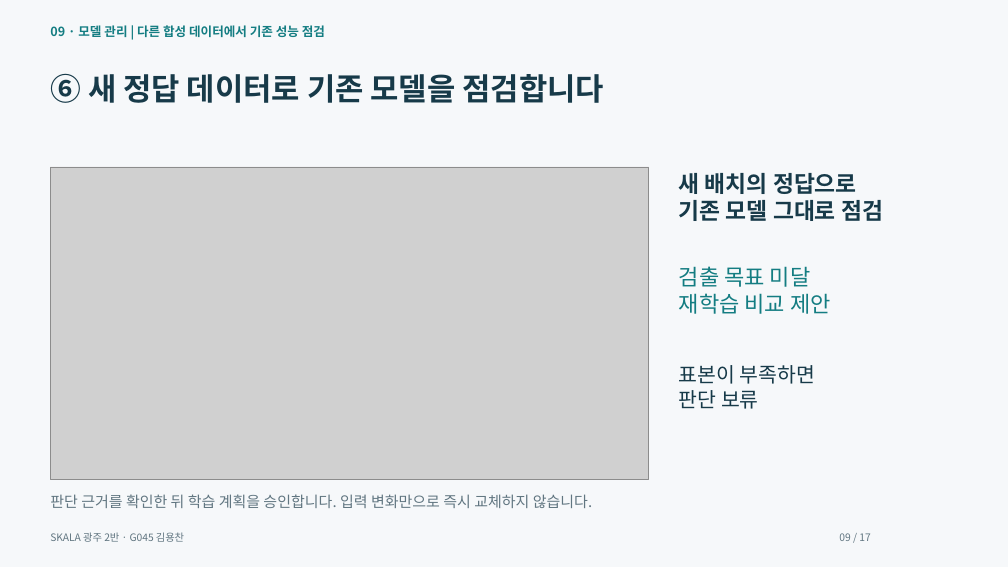
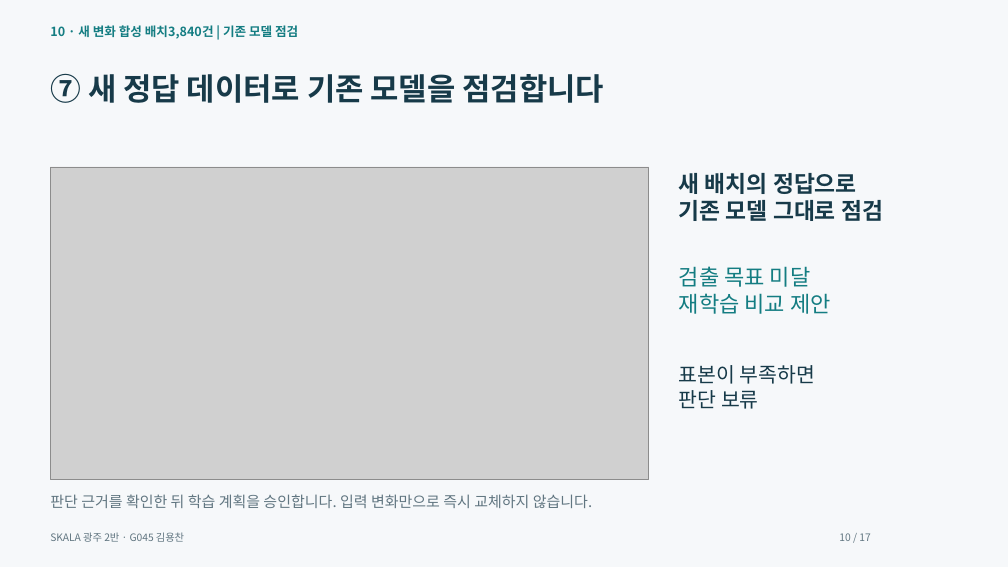
Before and after one commit to dragonchan95/Semiconductor-AI-Agent, a slide deck: slide 10 of docs/G045_Semiconductor_Agent.pptx (slide 9 before the commit). Drawn at 1008x567 pixels with LibreOffice and Linux fonts; fonts in the diff are those of the drawing; grey boxes stand for pictures. Boxes give left, top, right and bottom in pixels: in the first picture for what was removed or moved away, otherwise in the second. Text is boxed around its words. In the diff, an @@ line names an element or a change of style, - is before the commit and + after.

```diff
--- a/docs/G045_Semiconductor_Agent.pptx
+++ b/docs/G045_Semiconductor_Agent.pptx
@@ text at (x1=50, y1=25, x2=298, y2=39): text changed @@
-09 · 모델 관리 | 다른 합성 데이터에서 기존 성능 점검
+10 · 새 변화 합성 배치3,840건 | 기존 모델 점검
@@ text at (x1=50, y1=73, x2=603, y2=103): text changed @@
-⑥ 새 정답 데이터로 기존 모델을 점검합니다
+⑦ 새 정답 데이터로 기존 모델을 점검합니다
@@ text at (x1=839, y1=533, x2=870, y2=541): text changed @@
-09 / 17
+10 / 17
```
Also in this commit, not shown: 13 other slides changed, 1 slide added, 1 slide removed, 15 other files.
